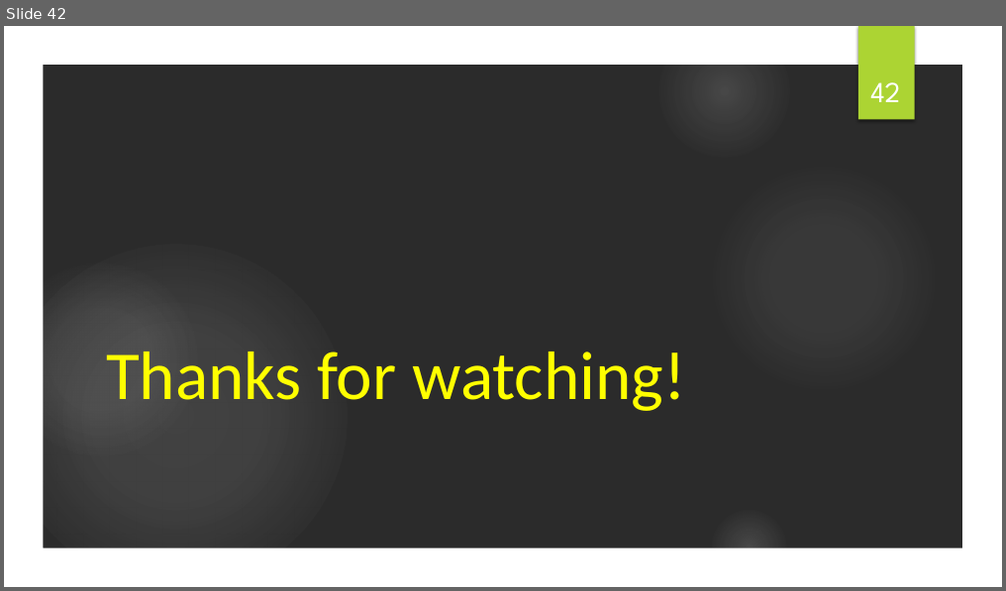
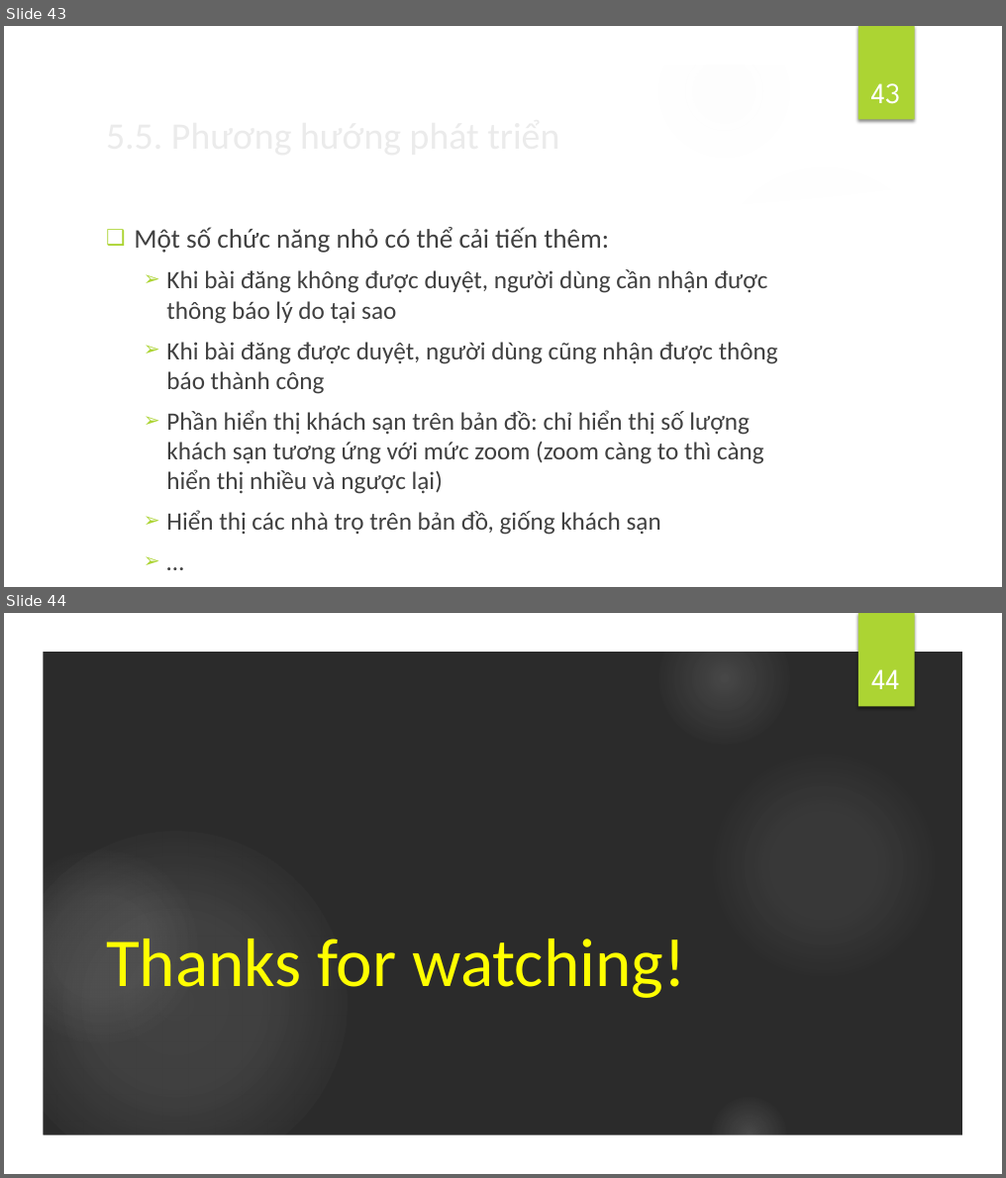
Before and after one commit to AnhtuTa/FGS, a slide deck: Reports/HD172_17KS _SLIDE_TaAnhTu.pptx. Shown one above the other, each under a label of ours: slide 42 before the commit, slides 43 and 44 after it. The pictures are 1006x591 and 1006x1178 pixels, drawn with LibreOffice and Linux fonts; fonts in the diff are those of the drawing; background and template pictures are left out; a plain dark background stands for a picture behind light text. Boxes give left, top, right and bottom in pixels: in the first picture for what was removed or moved away, otherwise in the second. Text is boxed around its words. In the diff, an @@ line names an element or a change of style, - is before the commit and + after.

Commit message:
update slide

```diff
--- a/Reports/HD172_17KS _SLIDE_TaAnhTu.pptx
+++ b/Reports/HD172_17KS _SLIDE_TaAnhTu.pptx
@@ slide 43 added at (4, 26, 1002, 587), background picture (left out); not listed: 7 template elements that a slide beside it also shows @@
@@ page number added at (871, 83, 901, 104), 28 pt, text #FFFFFF @@
+43
@@ title added at (98, 105, 816, 163), 36 pt, text #EBEBEB @@
+5.5. Phương hướng phát triển
@@ freeform shape added at (698, 151, 971, 232), fill #FFFFFF at 20% opacity @@
@@ freeform shape added at (42, 178, 964, 550), fill #FFFFFF @@
@@ text added at (134, 227, 778, 535), 24.1 pt, text #404040 @@
+❑ Một số chức năng nhỏ có thể cải tiến thêm:
+  ➢ Khi bài đăng không được duyệt, người dùng cần nhận được thông báo lý do tại sao
+  ➢ Khi bài đăng được duyệt, người dùng cũng nhận được thông báo thành công
+  ➢ Phần hiển thị khách sạn trên bản đồ: chỉ hiển thị số lượng khách sạn tương ứng với mức zoom (zoom càng to thì càng hiển thị nhiều và ngược lại)
+  ➢ Hiển thị các nhà trọ trên bản đồ, giống khách sạn
+  ➢ …
@@ what was slide 42 is now slide 44 @@
@@ page number at (871, 669, 900, 689): text changed @@
-42
+44
```
Also in this commit, not shown: 1 slide changed, 1 other slide added, 9 other files.
